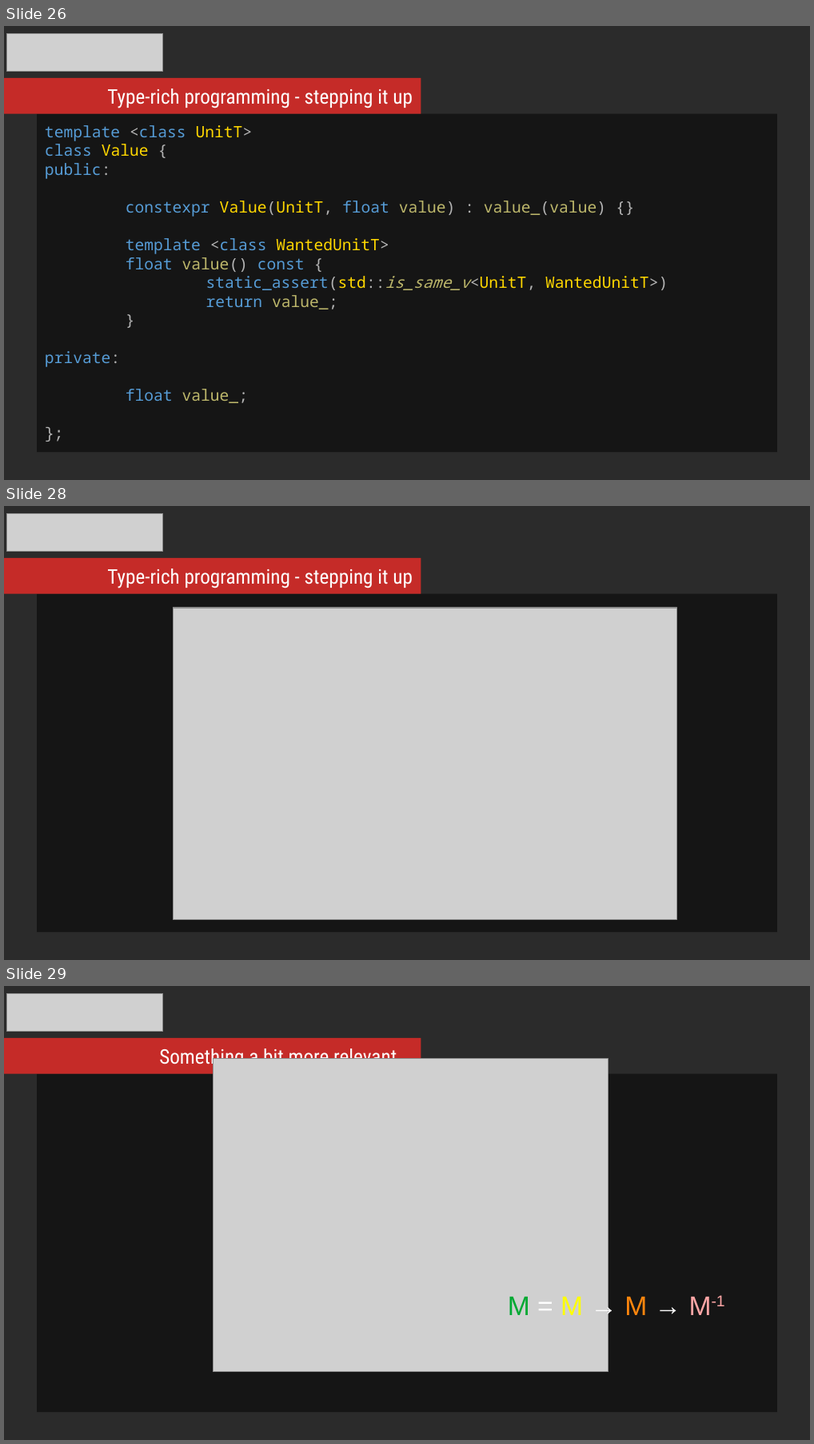
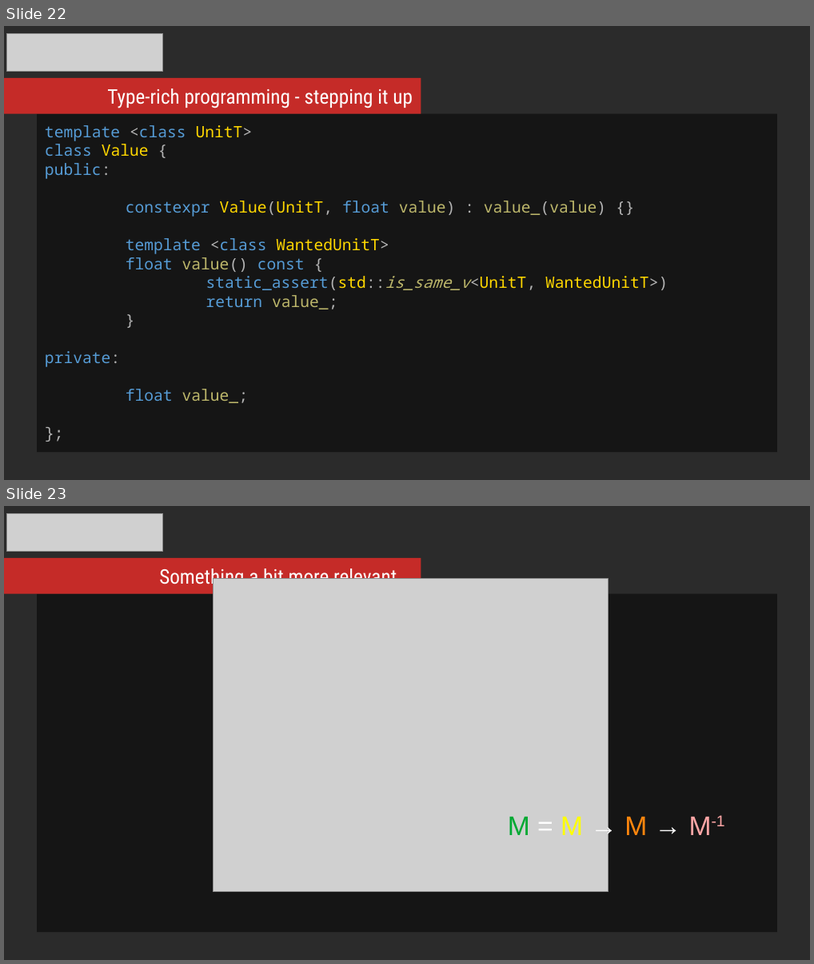
Before and after one commit to mikosz/type-safety, a slide deck: ask-not-what-you-can-do-for-the-compiler.odp. Shown one above the other, each under a label of ours: slides 26, 28 and 29 before the commit, slides 22 and 23 after it; the slides between them are not shown. The pictures are 814x1444 and 814x964 pixels, drawn with LibreOffice and Linux fonts; fonts in the diff are those of the drawing; grey boxes stand for pictures; background and template pictures are left out; a plain dark background stands for a picture behind light text. Boxes give left, top, right and bottom in pixels: in the first picture for what was removed or moved away, otherwise in the second. Text is boxed around its words. In the diff, an @@ line names an element or a change of style, - is before the commit and + after.

```diff
--- a/ask-not-what-you-can-do-for-the-compiler.odp
+++ b/ask-not-what-you-can-do-for-the-compiler.odp
@@ slide 28 removed at (x1=4, y1=506, x2=810, y2=960), background picture (left out) @@
@@ picture removed at (x1=7, y1=513, x2=164, y2=551) @@
@@ rectangle removed at (x1=4, y1=558, x2=421, y2=593) @@
@@ text removed at (x1=107, y1=568, x2=413, y2=588) @@
-Type-rich programming - stepping it up
@@ rectangle removed at (x1=37, y1=594, x2=778, y2=932) @@
@@ picture removed at (x1=174, y1=608, x2=678, y2=919) @@
@@ what was slide 26 is now slide 22 @@
@@ what was slide 29 is now slide 23 @@
```
Also in this commit, not shown: 5 other slides removed.
